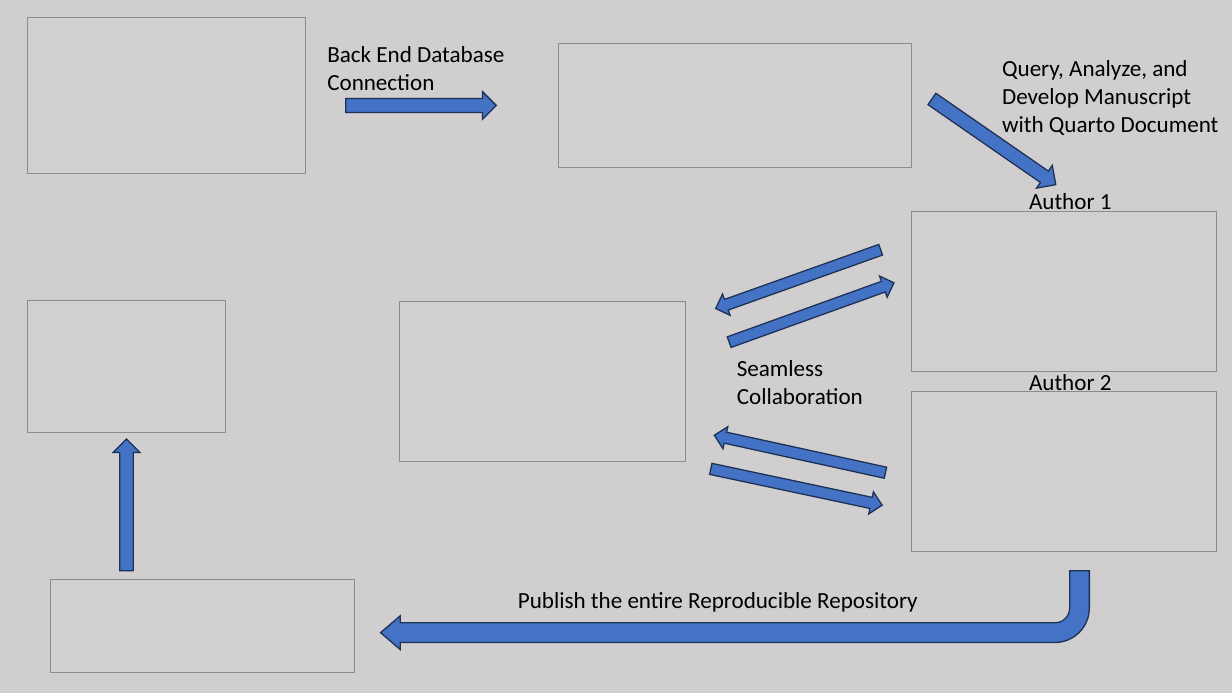
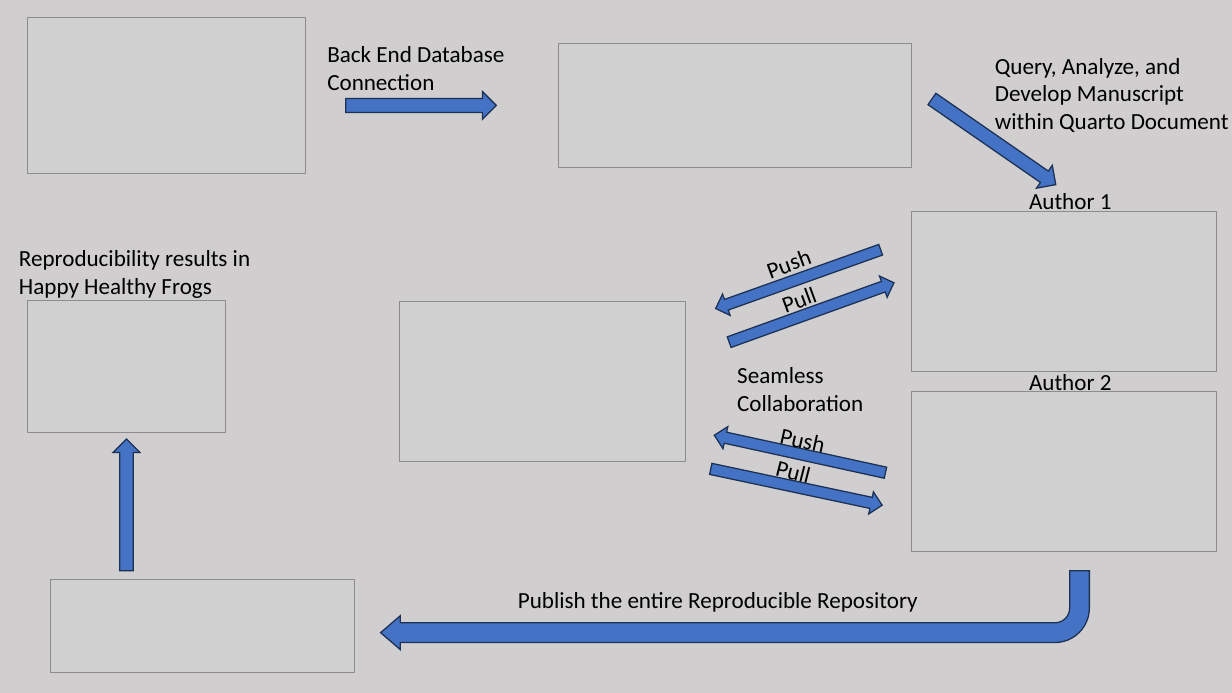
Before and after one commit to Jake-Eisaguirre/OpenScience_NSFPresentation, a slide deck: slide 1 of images/reproducible_pipeline.pptx. Drawn at 1232x693 pixels with LibreOffice and Linux fonts; fonts in the diff are those of the drawing; grey boxes stand for pictures. Boxes give left, top, right and bottom in pixels: in the first picture for what was removed or moved away, otherwise in the second. Text is boxed around its words. In the diff, an @@ line names an element or a change of style, - is before the commit and + after.

Commit message:
reproduc pipeline image added

```diff
--- a/images/reproducible_pipeline.pptx
+++ b/images/reproducible_pipeline.pptx
@@ text at bbox=[995, 58, 1229, 135]: text changed @@
-Query, Analyze, and Develop Manuscript with Quarto Document
+Query, Analyze, and Develop Manuscript within Quarto Document
@@ text added at bbox=[19, 250, 250, 298], 18 pt, text #000000 @@
+Reproducibility results in Happy Healthy Frogs
@@ text added at bbox=[770, 251, 812, 285], 18 pt, text #000000 @@
+Push
@@ text added at bbox=[786, 284, 819, 318], 18 pt, text #000000 @@
+Pull
@@ text "Seamless Collaboration": place and size @@
-text "Seamless Collaboration" at bbox=[737, 360, 863, 404]
+text "Seamless Collaboration" at bbox=[737, 367, 863, 411]
@@ text added at bbox=[779, 429, 823, 456], 18 pt, text #000000 @@
+Push
@@ text added at bbox=[775, 456, 809, 487], 18 pt, text #000000 @@
+Pull
```
Also in this commit, not shown: 1 other file.
